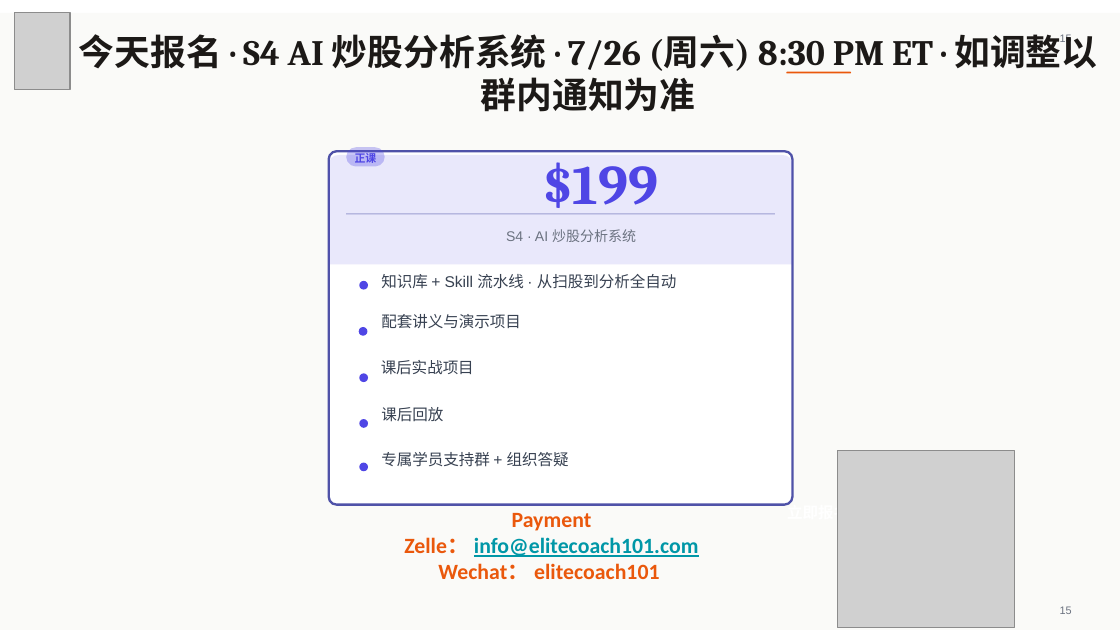
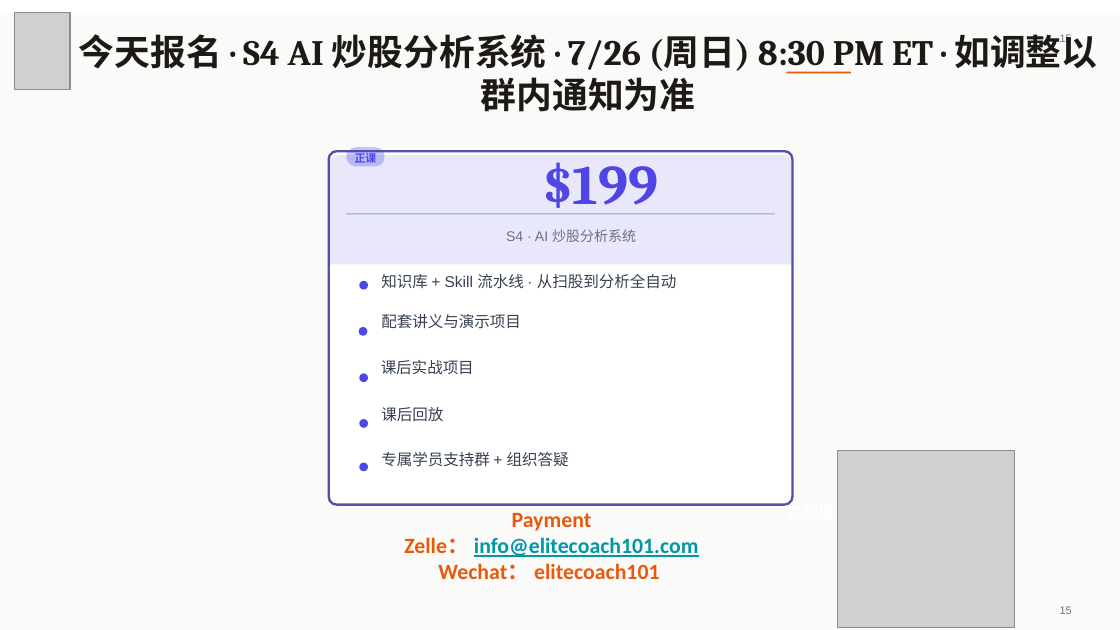
Before and after one commit to austinxyz/course-portal, a slide deck: slide 15 of dl/webinar-s4-stock-0717.pptx. Drawn at 1120x630 pixels with LibreOffice and Linux fonts; fonts in the diff are those of the drawing; grey boxes stand for pictures. Boxes give left, top, right and bottom in pixels: in the first picture for what was removed or moved away, otherwise in the second. Text is boxed around its words. In the diff, an @@ line names an element or a change of style, - is before the commit and + after.

```diff
--- a/dl/webinar-s4-stock-0717.pptx
+++ b/dl/webinar-s4-stock-0717.pptx
@@ text at <box>79,34,1097,112</box>: text changed @@
-今天报名 · S4 AI 炒股分析系统 · 7/26 (周六) 8:30 PM ET · 如调整以群内通知为准
+今天报名 · S4 AI 炒股分析系统 · 7/26 (周日) 8:30 PM ET · 如调整以群内通知为准
```
Also in this commit, not shown: 1 other slide changed, 5 other files.
